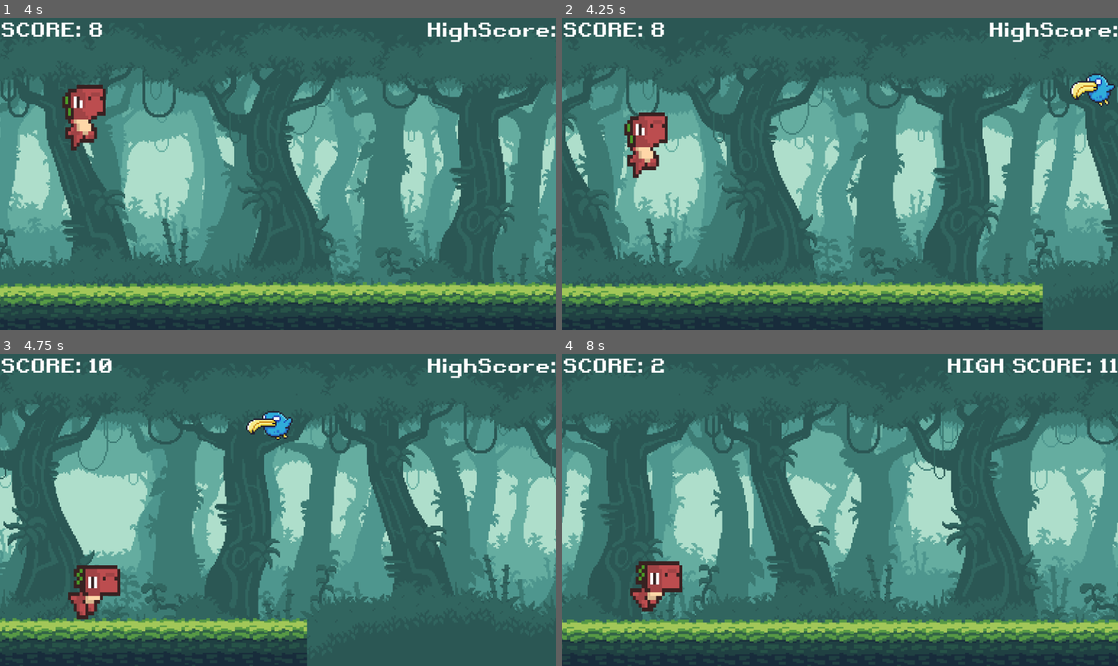
Above: before the commit, frames 1-4 (two rows, left to right).
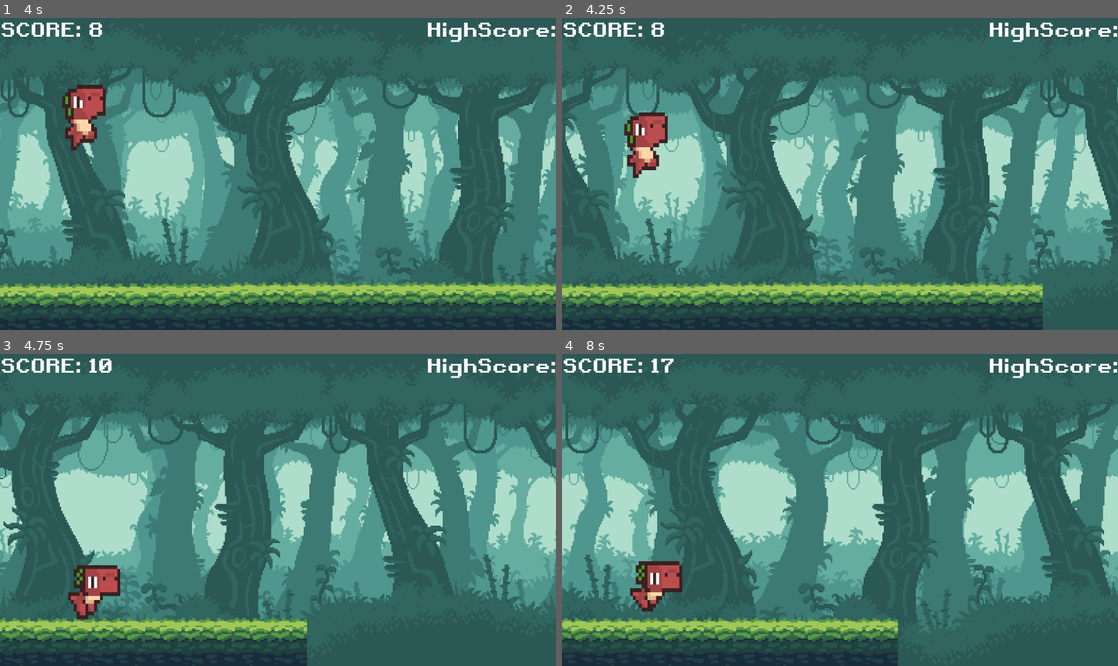
Above: after the commit, the same moments.

Repository: Sanjai-Magilan/Dino-Game-2D
Game: Godot game, scene res://scene/main.tscn
Same seed, same stepped clock (60 frames per second), same inputs: the game is played once before the commit and once after it.
Inputs (mouse positions are in pixels of both pictures, inside the frame that each line leads up to):
- Up to frame 1 (4 s): hold Up (ui_up) 0.53-2.03 s; hold Down (ui_down) 2.03-2.78 s; hold Up (ui_up) from 2.78 s (still down)
- Up to frame 2 (4.25 s): keep holding Up (ui_up)
- Up to frame 3 (4.75 s): release Up (ui_up) at 4.28 s; hold Down (ui_down) from 4.28 s (still down); tap Up (ui_up) at 4.52 s
- Up to frame 4 (8 s): release Down (ui_down) at 5.03 s; hold Up (ui_up) 5.03-5.75 s; click (840, 510) at 5.75 s, where only the run before the commit has a clickable "RESTART"; hold Down (ui_down) from 6.53 s (still down); tap Up (ui_up) at 6.77, 7.52 s

Frame 1 is identical in both runs. In frame 2, 0.5% of the frame differs, in the area x 91-100%, y 17-29%; in frame 3, 0.5%; in frame 4, 54%, in the area x 0-100%, y 1-100%.

Commit message:
Bird logic update

Diff:
--- a/scene/main.gd
+++ b/scene/main.gd
@@ -103,7 +103,7 @@
 			last_obs = obs
 			add_obs(obs , obs_x, obs_y-170)
 		#bird spwan
-		if difficulty >= 0:#MAX_DIFF:
+		if difficulty == MAX_DIFF:
 			if(randi() % 2) == 0:
 				obs = bird_scene.instantiate()
 				var obs_x : int = screen_size.x + score + 200
